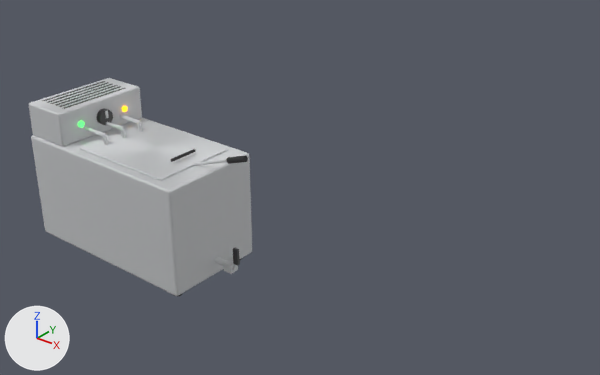
What one commit did to the glTF model public/configurator-models/interieur/kochen/Friteuse.glb.
Rendered twice from a camera (50 mm lens) standing at (16.22, -13.32, 11.8) and looking at (4.16, 1.74, 2.46). Every picture has the same lights, and +X, +Y and +Z are marked at lower left. The older version comes first. Where no turn or scale is listed for an object, it has been applied to the vertices. Vertices at exactly the same position are counted once.

Names of what the first picture shows: 'Fritteuse_IMBISS_I_Deckel_1', 'Fritteuse_IMBISS_I_Gehaeuse', 'Fritteuse_IMBISS_I_Schaltkasten' and 16 more.
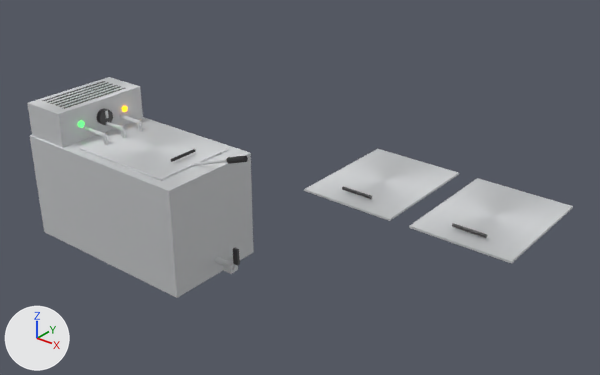
What differs and where, as boxes (x1, y1, x2, y2) in the pictures (600 x 375 px):
'Fritteuse_IMBISS_I_Gehaeuse', reshaped
    before: (31, 117, 252, 296)
    after: (30, 117, 253, 298)
'Fritteuse_IMBISS_II_Deckel_2', added
    after: (409, 178, 573, 264)
'Fritteuse_IMBISS_II_Deckel_1', added
    after: (304, 149, 459, 221)
'Fritteuse_IMBISS_II_Deckelgriff_2', added
    after: (452, 223, 487, 238)
'Fritteuse_IMBISS_II_Deckelgriff_1', added
    after: (342, 186, 372, 199)

The edits, one by one:
me_cube_003 is used by ob_fritteuse_imbiss_i_gehaeuse; location (2.75, -1.45, 0.0).
me_cube_003 had 304 vertices, 604 faces and spanned x -5.5..0.0, y 0.0..2.9, z 0.15..3.15.
me_cube_003 now has 16 vertices, 28 faces and spans x -5.5..0.0, y 0.0..2.9, z 0.15..3.15.
me_cube_003 part 1: 304 vertices removed from x -5.5..0.0, y 0.0..2.9, z 0.15..3.15; 16 vertices added at x -5.5..0.0, y 0.0..2.9, z 0.15..3.15.
Mesh me_cylinder_049 is new.
It is a 12-sided cylinder along x spanning x -0.4..0.4, y -0.04..0.04, z -0.04..0.04.
It uses material mat_plastic (black #272729).
Mesh me_cube_040 is new.
It is a box spanning x 8.15..10.55, y 0.55..3.65, z 3.15..3.2.
It uses material mat_stainless (white #e5e6e7).
Mesh me_cylinder_033 is new.
It is a 12-sided cylinder along x spanning x -0.4..0.4, y -0.04..0.04, z -0.04..0.04.
It uses material mat_plastic (black #272729).
Mesh me_cube_033 is new.
It is a box spanning x 5.25..7.65, y 0.55..3.65, z 3.15..3.2.
It uses material mat_stainless (white #e5e6e7).
Object 'Fritteuse_IMBISS_II_Deckelgriff_2' (ob_fritteuse_imbiss_ii_deckelgriff_2) is new; it shows me_cylinder_049.
Its location is (9.35, 1.0, 3.3).
Object 'Fritteuse_IMBISS_II_Deckel_2' (ob_fritteuse_imbiss_ii_deckel_2) is new; it shows me_cube_040.
Its location is (0.0, 0.0, 0.0).
Object 'Fritteuse_IMBISS_II_Deckelgriff_1' (ob_fritteuse_imbiss_ii_deckelgriff_1) is new; it shows me_cylinder_033.
Its location is (6.45, 1.0, 3.3).
Object 'Fritteuse_IMBISS_II_Deckel_1' (ob_fritteuse_imbiss_ii_deckel_1) is new; it shows me_cube_033.
Its location is (0.0, 0.0, 0.0).
